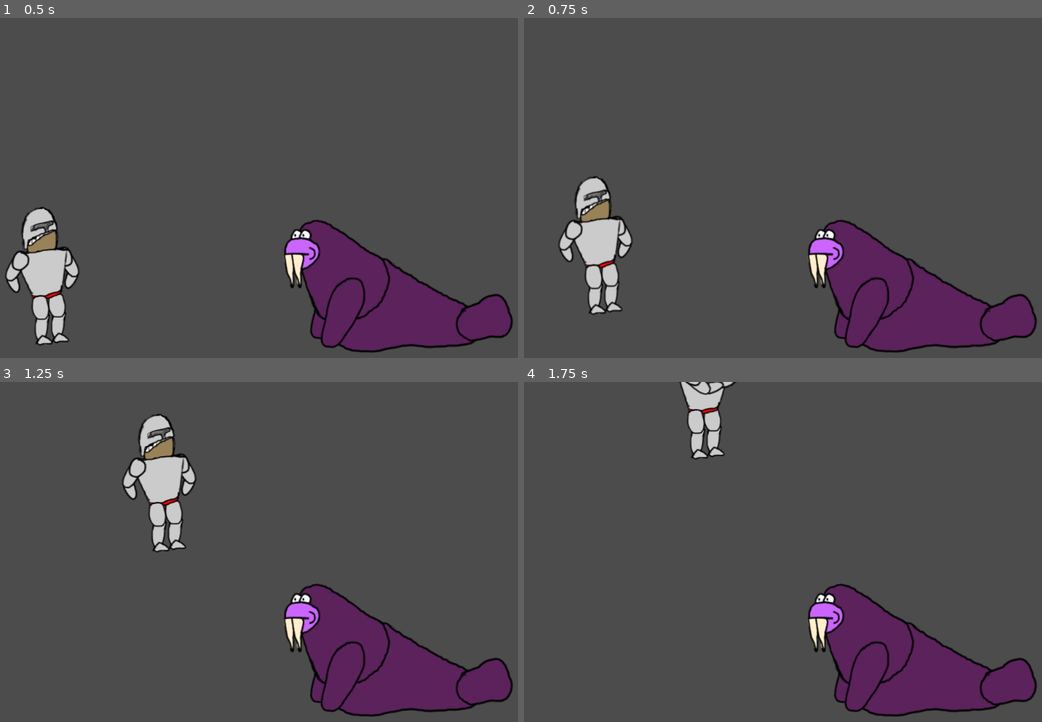
Above: before the commit, frames 1-4 (two rows, left to right).
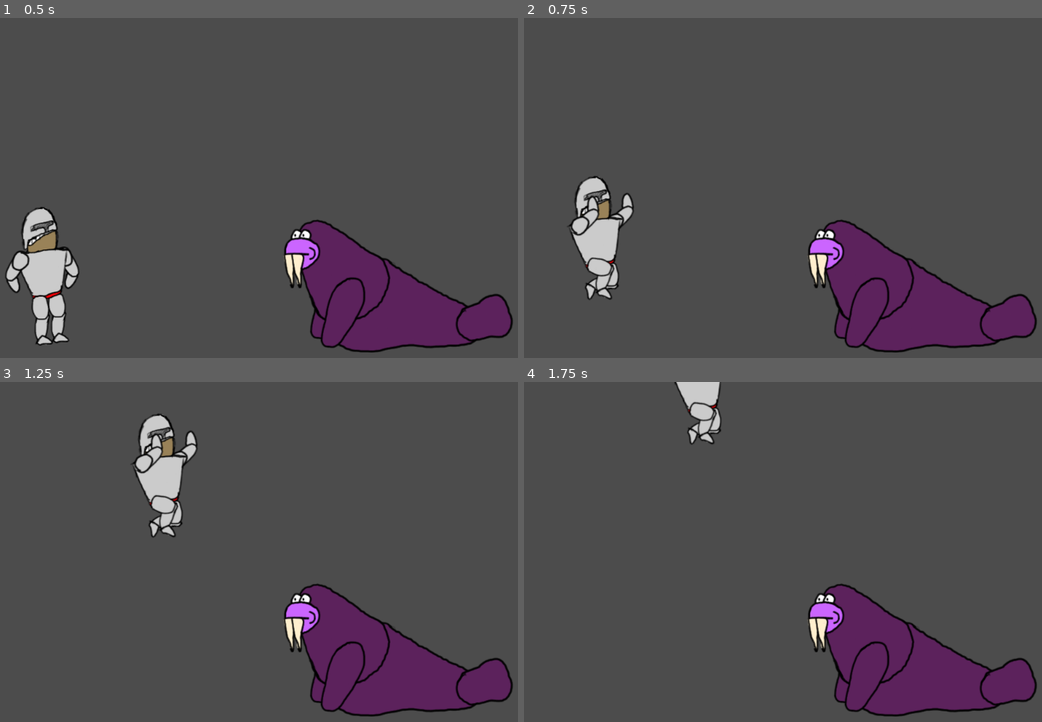
Above: after the commit, the same moments.

Repository: Wall-Dough/unstable
Game: Godot game, scene res://level/Level.tscn
Two runs of this game, one before a commit and one after it. Both use one fixed random seed, a clock stepped at 60 frames per second and the inputs below.
Inputs:
- Up to frame 1 (0.5 s): no input
- Up to frame 2 (0.75 s): hold Right (move_right) from 0.53 s (still down); tap Space (jump) at 0.6 s
- Up to frame 3 (1.25 s): keep holding Right (move_right); tap Space (jump) at 0.77, 1.07 s
- Up to frame 4 (1.75 s): release Right (move_right) at 1.28 s; hold A (kick_left) from 1.28 s (still down); tap S (give) at 1.35 s; tap Space (jump) at 1.52, 1.55 s

Frame 1 is identical in both runs. In frame 2, 1.6% of the frame differs, in the area x 6-22%, y 46-88%; in frame 3, 1.6%; in frame 4, 1.0%.

Commit message:
Switch to jump sprite when jumping

Diff:
--- a/player/Player.gd
+++ b/player/Player.gd
@@ -4,12 +4,14 @@
 # Declare member variables here. Examples:
 # var a = 2
 # var b = "text"
+var rest_sprite
 var active_sprite
 var combat_mode = false
 
 # Called when the node enters the scene tree for the first time.
 func _ready():
-	active_sprite = $body/collision/sprite/rest
+	rest_sprite = $body/collision/sprite/rest
+	active_sprite = rest_sprite
 
 func change_sprite(sprite):
 	active_sprite.hide()
@@ -17,7 +19,7 @@
 	active_sprite.show()
 
 func rest():
-	change_sprite($body/collision/sprite/rest)
+	change_sprite(rest_sprite)
 
 func pet():
 	change_sprite($body/collision/sprite/pet)
@@ -39,6 +41,7 @@
 
 func jump():
 	$body.jump()
+	change_sprite($body/collision/sprite/jump)
 
 func none_pressed():
 	if combat_mode:
@@ -66,6 +69,7 @@
 		direction += 1
 	$body.set_direction(direction)
 	if Input.is_action_just_pressed("jump"):
+		rest_sprite = $body/collision/sprite/jump
 		jump()
 	if combat_mode:
 		if Input.is_action_just_pressed("punch_left"):
